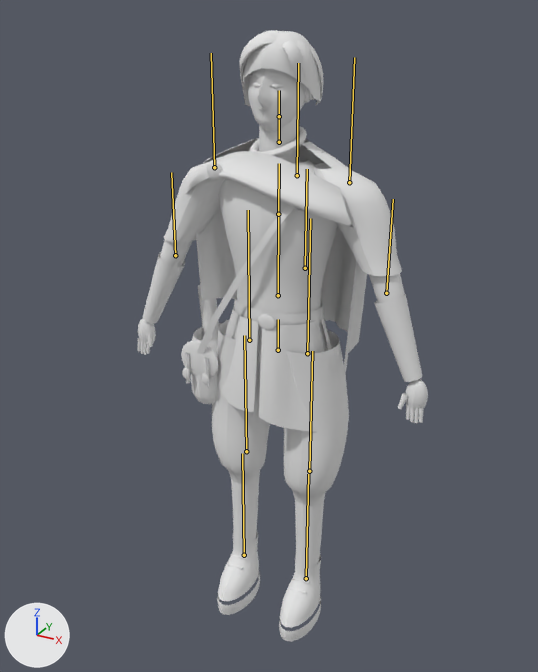
A saved change to the glTF model docs/specs/2026-09-10-skybound/implementation/t02b/character/assets/naru-lod0.glb.
Both versions are drawn from a 50 mm lens placed at (0.876, -1.644, 1.729), pointed at (-0.011, -0.032, 0.922). Lighting does not change. The marker at lower left points along +X, +Y and +Z. The older version comes first. The bones that change, and the others that lie on the model, are drawn over the model as lines.

Objects in the first picture: 'Naru_skin'.
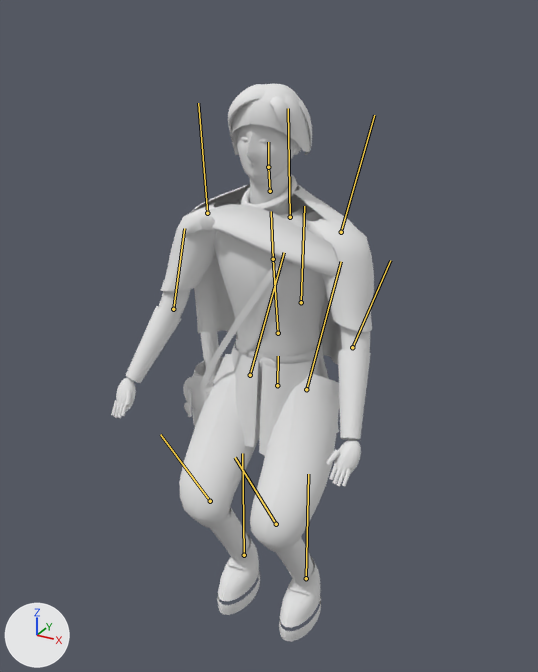
The newer file adds an action. The first version stands in its rest pose; the second is drawn at frame 5 of the action 'land'.

What the commit changed:
Bone 'hips' (bone_hips) moves from (0.0, 0.0, 0.0) to (0.0, -0.11, 0.0).
Bone 'spine' (bone_spine) turns from (0, 0, 0) to (7, 0, 0) degrees about its own x, y and z.
Bone 'chest' (bone_chest) turns from (0, 0, 0) to (-2, 0, 0) degrees about its own x, y and z.
Bone 'head' (bone_head) turns from (0, 0, 0) to (-4, 0, 0) degrees about its own x, y and z.
Bone 'upperArm_L' (bone_upperarm_l) turns from (0, 0, 0) to (-16, -3, -10) degrees about its own x, y and z.
Bone 'forearm_L' (bone_forearm_l) turns from (0, 0, 0) to (-22, 0, 0) degrees about its own x, y and z.
Bone 'upperArm_R' (bone_upperarm_r) turns from (0, 0, 0) to (-16, 3, 10) degrees about its own x, y and z.
Bone 'forearm_R' (bone_forearm_r) turns from (0, 0, 0) to (-22, 0, 0) degrees about its own x, y and z.
Bone 'capeUpper' (bone_capeupper) turns from (0, 0, 0) to (-2, 0, 0) degrees about its own x, y and z.
Bone 'capeLower' (bone_capelower) turns from (0, 0, 0) to (-6, 0, 0) degrees about its own x, y and z.
Bone 'thigh_L' (bone_thigh_l) turns from (0, 0, 0) to (-33, 0, 0) degrees about its own x, y and z.
Bone 'shin_L' (bone_shin_l) turns from (0, 0, 0) to (65, 0, 0) degrees about its own x, y and z.
Bone 'foot_L' (bone_foot_l) turns from (0, 0, 0) to (-32, 0, 0) degrees about its own x, y and z.
Bone 'thigh_R' (bone_thigh_r) turns from (0, 0, 0) to (-33, 0, 0) degrees about its own x, y and z.
Bone 'shin_R' (bone_shin_r) turns from (0, 0, 0) to (65, 0, 0) degrees about its own x, y and z.
Bone 'foot_R' (bone_foot_r) turns from (0, 0, 0) to (-32, 0, 0) degrees about its own x, y and z.

Location of each change, [x1, y1, x2, y2] in pixels of the pictures (538 x 672 px):
'Naru_skin', posed (9% narrower, 9% shorter): before [138, 30, 428, 641]; after [111, 84, 374, 641]
bone 'hips', root to tip: before (278, 350) to (278, 319); after (277, 385) to (278, 356)
bone 'spine', root to tip: before (278, 295) to (278, 214); after (278, 333) to (273, 259)
bone 'chest', root to tip: before (278, 214) to (279, 163); after (273, 259) to (271, 211)
bone 'head', root to tip: before (279, 116) to (279, 90); after (268, 167) to (268, 142)
bone 'upperArm_L', root to tip: before (349, 182) to (354, 57); after (341, 232) to (374, 115)
bone 'forearm_L', root to tip: before (386, 293) to (393, 199); after (352, 347) to (390, 260)
bone 'upperArm_R', root to tip: before (214, 167) to (211, 53); after (207, 213) to (198, 103)
bone 'forearm_R', root to tip: before (175, 255) to (171, 172); after (173, 309) to (184, 228)
bone 'capeUpper', root to tip: before (297, 175) to (298, 63); after (290, 217) to (288, 108)
bone 'capeLower', root to tip: before (305, 268) to (307, 169); after (301, 302) to (304, 206)
bone 'thigh_L', root to tip: before (307, 353) to (310, 218); after (306, 389) to (341, 261)
bone 'shin_L', root to tip: before (309, 471) to (312, 351); after (276, 524) to (235, 457)
bone 'thigh_R', root to tip: before (249, 340) to (248, 210); after (250, 375) to (284, 252)
bone 'shin_R', root to tip: before (246, 451) to (244, 335); after (210, 501) to (160, 434)
